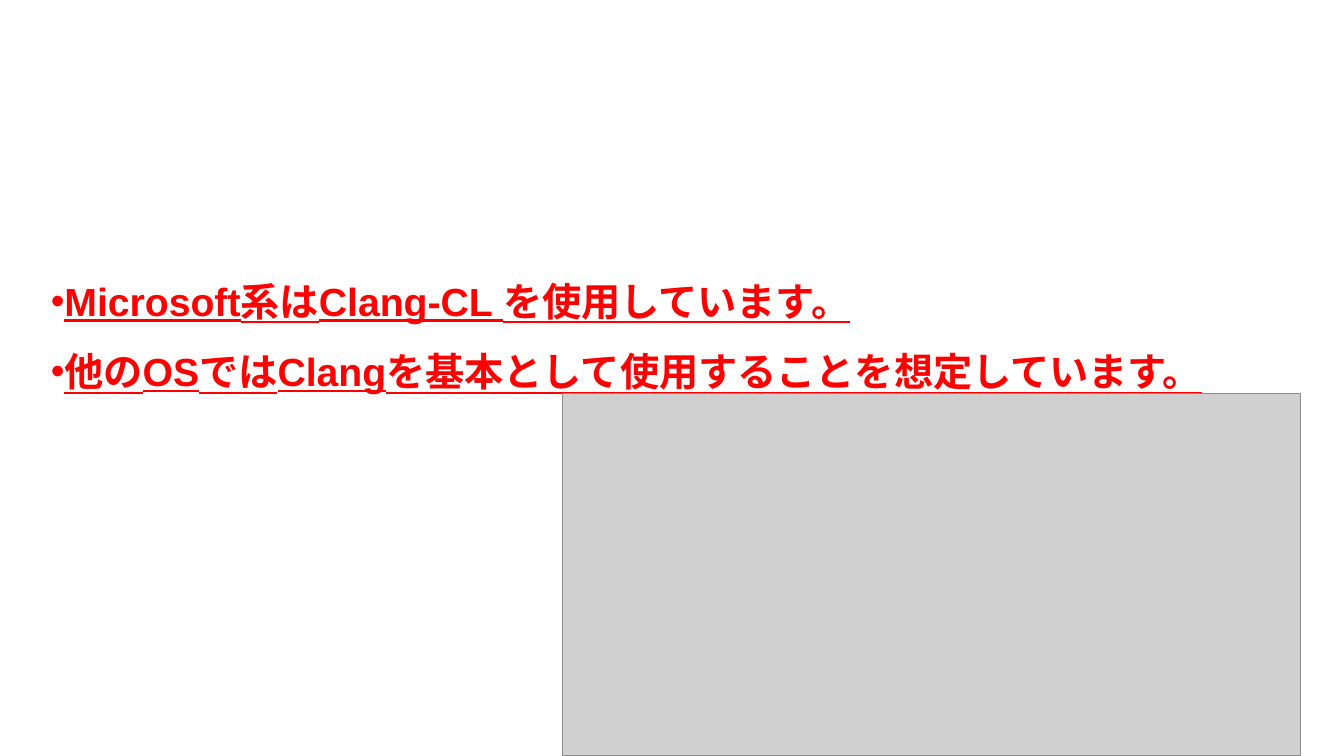
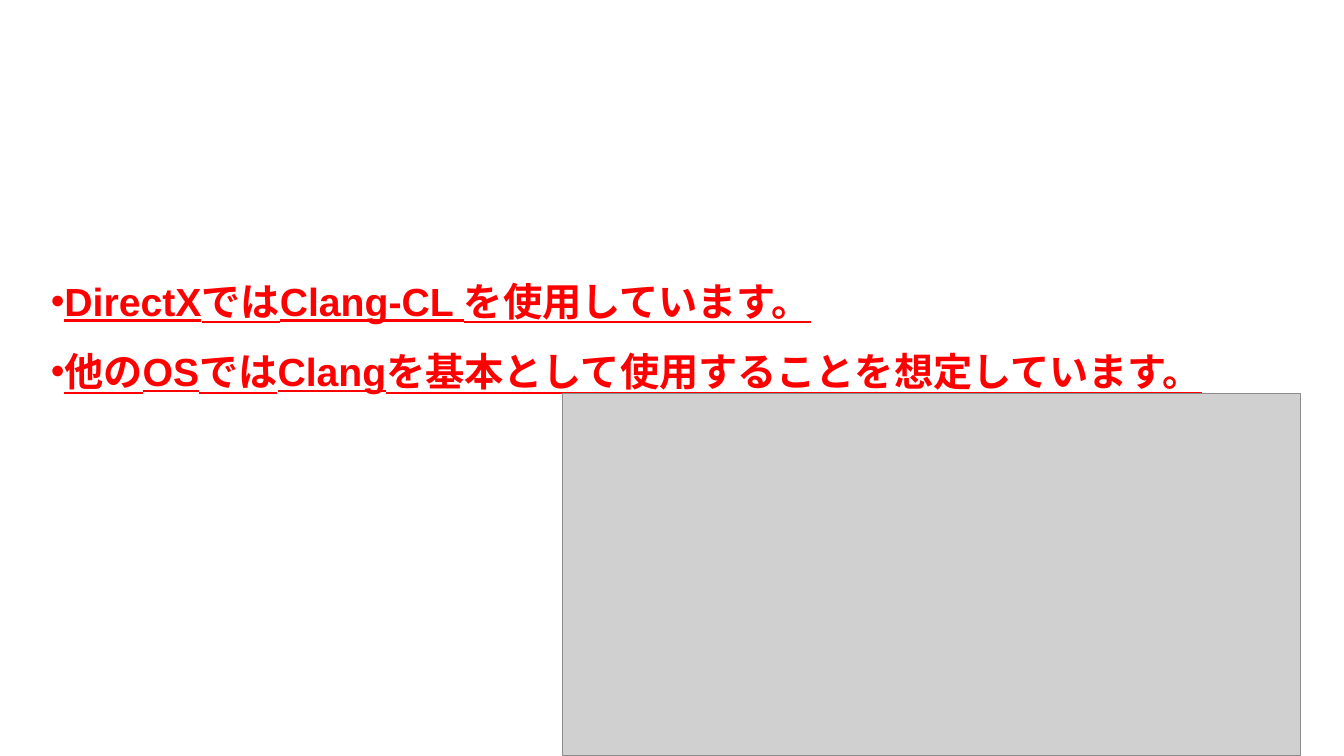
Before and after one commit to Takeshi0106/Action_Game, a slide deck: slide 10 of 就職作品詳細資料.pptx (slide 11 before the commit). Drawn at 1344x756 pixels with LibreOffice and Linux fonts; fonts in the diff are those of the drawing; grey boxes stand for pictures; background and template pictures are left out. Boxes give left, top, right and bottom in pixels: in the first picture for what was removed or moved away, otherwise in the second. Text is boxed around its words. In the diff, an @@ line names an element or a change of style, - is before the commit and + after.

Commit message:
コンフィグ追加、SPIR-Vコンパイルを行おうとしましたが、dxc.exeが対応していなかったため

```diff
--- a/就職作品詳細資料.pptx
+++ b/就職作品詳細資料.pptx
@@ text at (64,282,811,324): text changed @@
-• Microsoft系はClang-CL を使用しています。
+• DirectXではClang-CL を使用しています。
```
Also in this commit, not shown: 1 slide removed, 10 other files.
